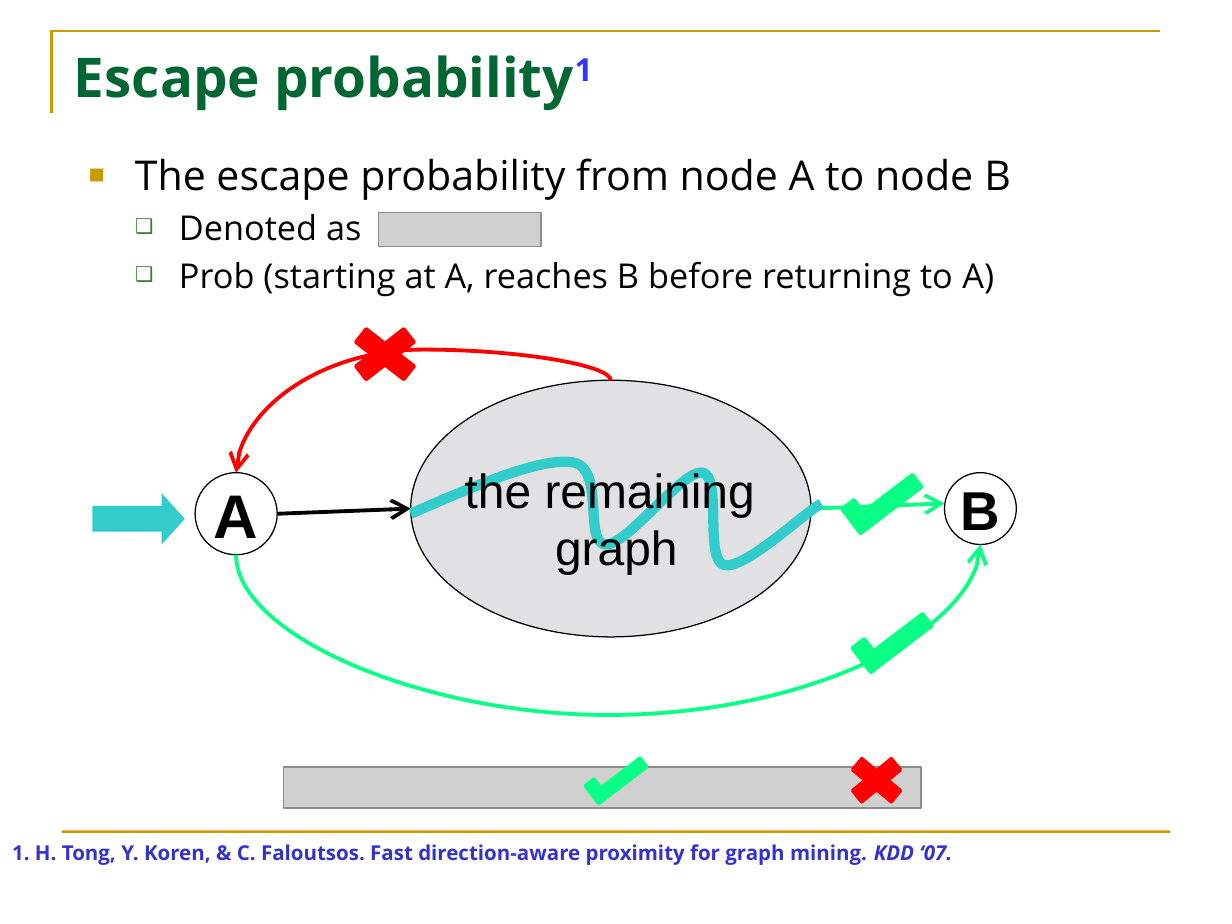
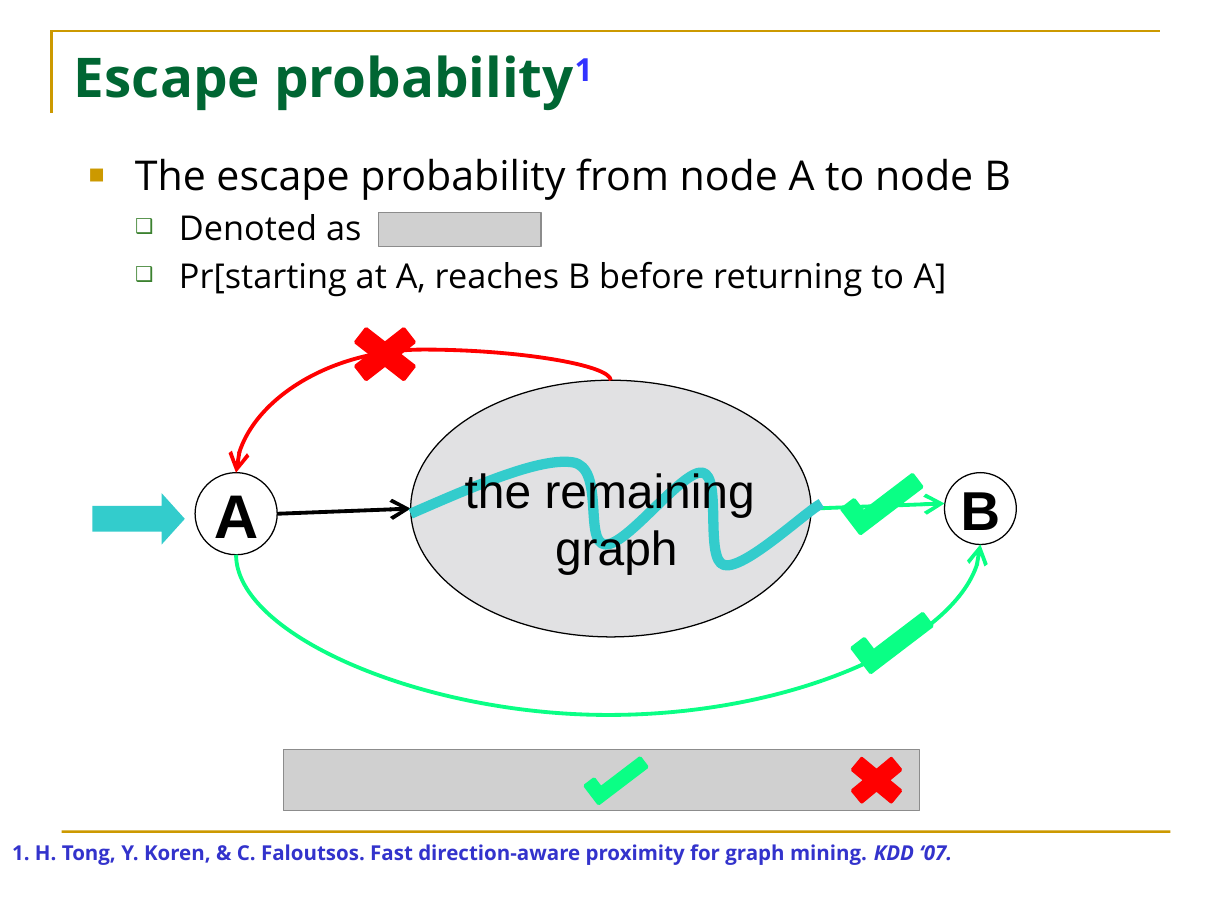
Before and after one commit to HuanSGT/rw-dir-prox, a slide deck: slide 8 of Random Walk based Proximity Measures in Directed Graphs.pptx. Drawn at 1232x924 pixels with LibreOffice and Linux fonts; fonts in the diff are those of the drawing; grey boxes stand for pictures. Boxes give left, top, right and bottom in pixels: in the first picture for what was removed or moved away, otherwise in the second. Text is boxed around its words. In the diff, an @@ line names an element or a change of style, - is before the commit and + after.

```diff
--- a/Random Walk based Proximity Measures in Directed Graphs.pptx
+++ b/Random Walk based Proximity Measures in Directed Graphs.pptx
@@ text at box(179, 261, 947, 297): text changed @@
-  ❑ Prob (starting at A, reaches B before returning to A)
+  ❑ Pr[starting at A, reaches B before returning to A]
@@ picture: place and size @@
-picture at box(283, 768, 922, 808)
+picture at box(283, 749, 919, 811)
```
Also in this commit, not shown: 8 other slides changed.
